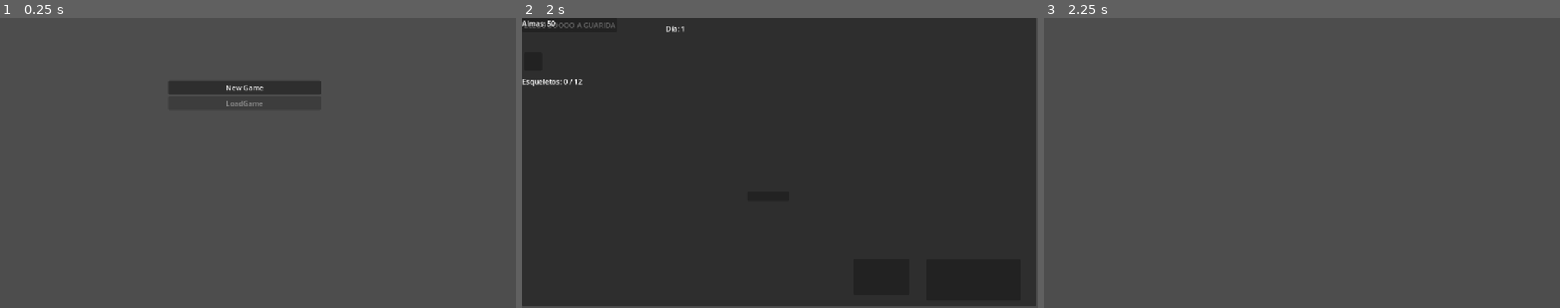
Above: before the commit, frames 1-3 (left to right).
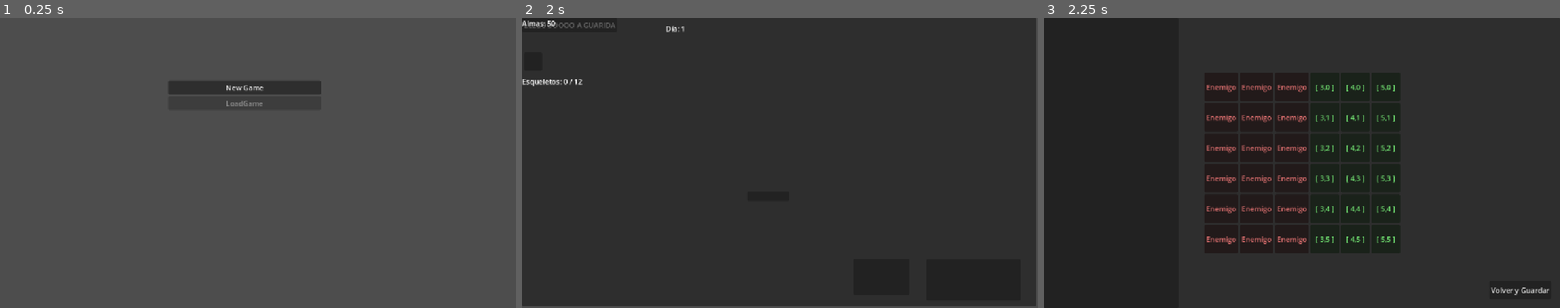
Above: after the commit, the same moments.

Repository: BautistaBravo/NecroVb
Game: Godot game, scene res://Scenes/main menu/main_menu.tscn
Same seed, same stepped clock (60 frames per second), same inputs: the game is played once before the commit and once after it.
Inputs (mouse positions are in pixels of both pictures, inside the frame that each line leads up to):
- Up to frame 1 (0.25 s): no input
- Up to frame 2 (2 s): click "New Game" at 0.5 s; click "LLEGOOOOOO A GUARIDA" at 1.25 s
- Up to frame 3 (2.25 s): click (1498, 279) at 2 s

Frames 1-2 are identical in both runs. In frame 3, 100% of the frame differs, in the area x 0-100%, y 0-100%.

Commit message:
feat(formation): setup UI scene and implement placement rules
- Generated `formation_scene.tscn` to include the required layout: a list on the left, a 6x6 grid in the center, and a back button.
- Updated `formation_controller.gd` to visually differentiate the enemy half (red) from the player half (green).
- Restricted unit placement so players can only deploy units on the right-hand side (`x >= 3`).
- Fixed the navigation path from the formation screen back to the lair.

Co-authored-by: BautistaBravo <77009740+BautistaBravo@users.noreply.github.com>

Diff:
--- a/necro-vc/Scenes/formation/formation_controller.gd
+++ b/necro-vc/Scenes/formation/formation_controller.gd
@@ -23,6 +23,12 @@
 			var pos := Vector2i(x, y)
 			var slot_btn := Button.new()
 			slot_btn.custom_minimum_size = Vector2(64, 64)
+
+			if x < 3:
+				slot_btn.modulate = Color(1.0, 0.5, 0.5) # Rojo (Zona enemiga)
+			else:
+				slot_btn.modulate = Color(0.5, 1.0, 0.5) # Verde (Zona jugador)
+
 			_update_slot_text(slot_btn, pos)
 			slot_btn.pressed.connect(func(): _on_slot_clicked(slot_btn, pos))
 			grid_container.add_child(slot_btn)
@@ -32,7 +38,10 @@
 		var inst: SkeletonUnitInstance = state.formation_grid[pos]
 		btn.text = "%s\nNv.%d" % [inst.type_data.name, inst.level]
 	else:
-		btn.text = "[ %d,%d ]" % [pos.x, pos.y]
+		if pos.x < 3:
+			btn.text = "Enemigo"
+		else:
+			btn.text = "[ %d,%d ]" % [pos.x, pos.y]
 
 func _render_available_units() -> void:
 	available_units_list.clear()
@@ -42,6 +51,10 @@
 	available_units_list.item_selected.connect(func(idx): selected_unit_index = idx)
 
 func _on_slot_clicked(btn: Button, pos: Vector2i) -> void:
+	if pos.x < 3:
+		print("DEBUG: No puedes colocar unidades en la zona enemiga (x < 3).")
+		return
+
 	if selected_unit_index >= 0 and selected_unit_index < state.active_units.size():
 		var inst: SkeletonUnitInstance = state.active_units[selected_unit_index]
 		state.set_formation_slot(pos, inst)
@@ -51,4 +64,4 @@
 
 func _on_back_pressed() -> void:
 	GameStateDAO.save_state(state)
-	get_tree().change_scene_to_file("res://scenes/guarida/lair_scene.tscn")
+	get_tree().change_scene_to_file("res://Scenes/guarida/guarida.tscn")
--- a/necro-vc/Scenes/formation/formation_scene.tscn
+++ b/necro-vc/Scenes/formation/formation_scene.tscn
@@ -1,3 +1,53 @@
 [gd_scene format=3 uid="uid://cgh7hujqrngsu"]
 
-[node name="FormationScene" type="Node2D" unique_id=1446712545]
+[ext_resource type="Script" uid="uid://dgq6wvkf3eaxb" path="res://Scenes/formation/formation_controller.gd" id="1_controller"]
+
+[node name="FormationScene" type="Node2D"]
+script = ExtResource("1_controller")
+
+[node name="CanvasLayer" type="CanvasLayer" parent="."]
+
+[node name="FormationPanel" type="Panel" parent="CanvasLayer"]
+anchors_preset = 15
+anchor_right = 1.0
+anchor_bottom = 1.0
+grow_horizontal = 2
+grow_vertical = 2
+
+[node name="AvailableUnitsList" type="ItemList" parent="CanvasLayer/FormationPanel"]
+layout_mode = 1
+anchors_preset = 9
+anchor_bottom = 1.0
+offset_right = 300.0
+grow_vertical = 2
+allow_search = false
+
+[node name="GridContainer" type="GridContainer" parent="CanvasLayer/FormationPanel"]
+layout_mode = 1
+anchors_preset = 8
+anchor_left = 0.5
+anchor_top = 0.5
+anchor_right = 0.5
+anchor_bottom = 0.5
+offset_left = -200.0
+offset_top = -200.0
+offset_right = 200.0
+offset_bottom = 200.0
+grow_horizontal = 2
+grow_vertical = 2
+columns = 6
+
+[node name="BackButton" type="Button" parent="CanvasLayer/FormationPanel"]
+layout_mode = 1
+anchors_preset = 3
+anchor_left = 1.0
+anchor_top = 1.0
+anchor_right = 1.0
+anchor_bottom = 1.0
+offset_left = -150.0
+offset_top = -60.0
+offset_right = -20.0
+offset_bottom = -20.0
+grow_horizontal = 0
+grow_vertical = 0
+text = "Volver y Guardar"
